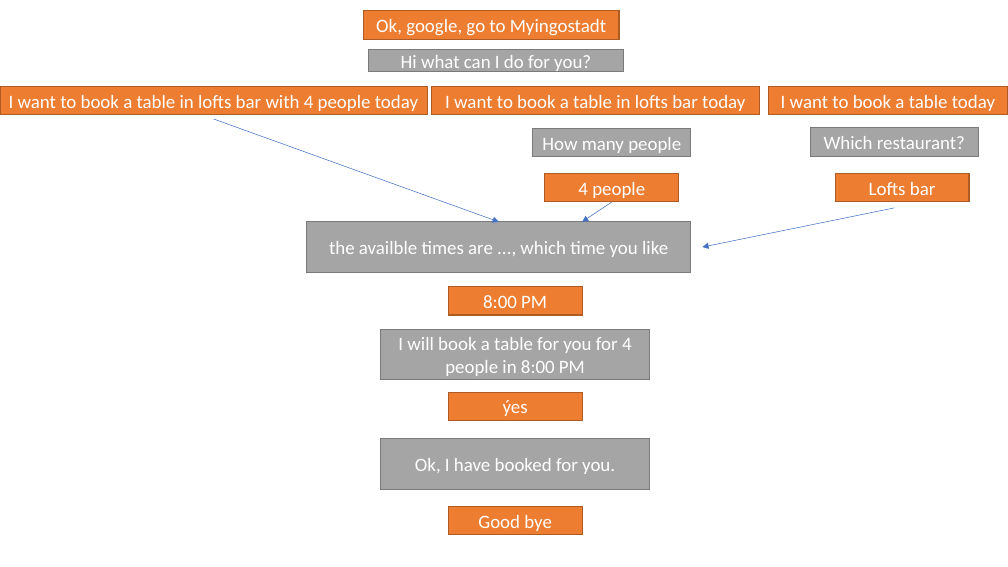
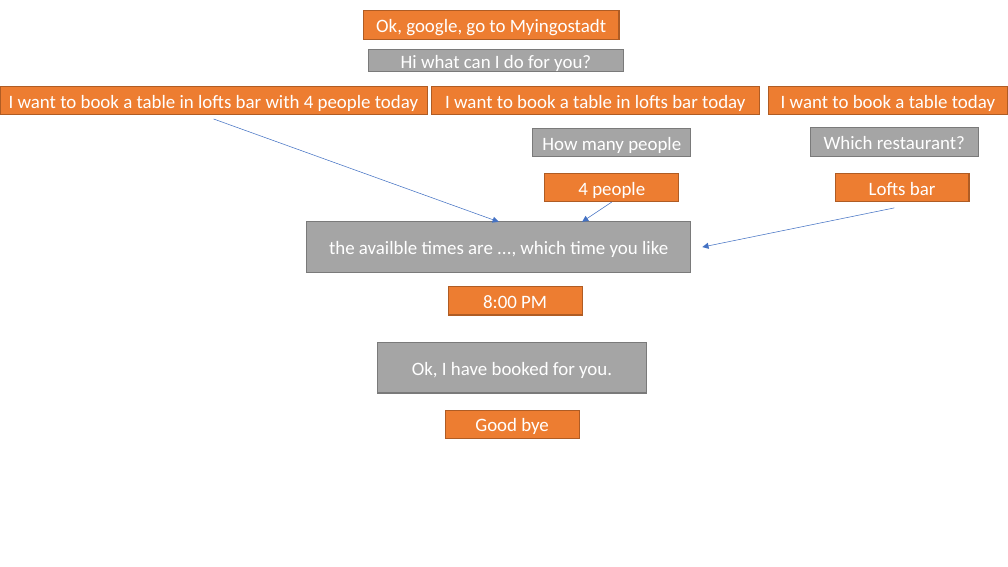
Before and after one commit to Apollo1840/GoogleOrderAssistant, a slide deck: slide 1 of dialog.pptx. Drawn at 1008x567 pixels with LibreOffice and Linux fonts; fonts in the diff are those of the drawing. Boxes give left, top, right and bottom in pixels: in the first picture for what was removed or moved away, otherwise in the second. Text is boxed around its words. In the diff, an @@ line names an element or a change of style, - is before the commit and + after.

```diff
--- a/dialog.pptx
+++ b/dialog.pptx
@@ rectangle removed at (x1=381, y1=329, x2=650, y2=380) @@
-I will book a table for you for 4 people in 8:00 PM
@@ rectangle "Ok, I have booked for ..." moved from (x1=381, y1=439, x2=650, y2=489) to (x1=378, y1=343, x2=647, y2=393) @@
@@ rectangle "Good bye" moved from (x1=448, y1=507, x2=582, y2=535) to (x1=445, y1=410, x2=579, y2=439) @@
@@ rectangle removed at (x1=448, y1=392, x2=582, y2=421) @@
-ýes
```
Also in this commit, not shown: 3 other files.
